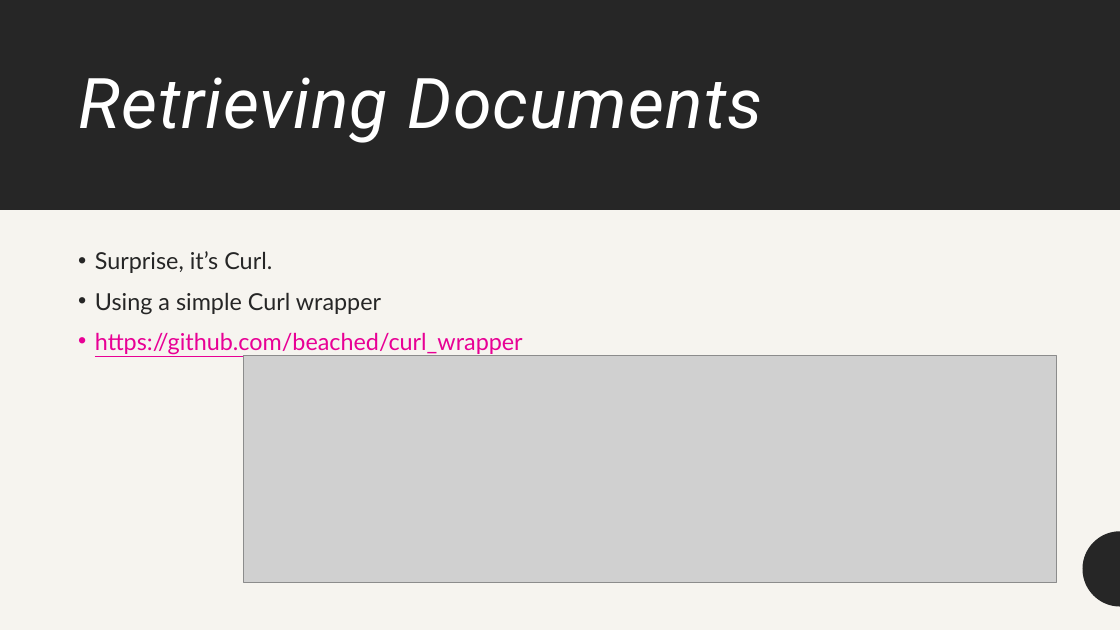
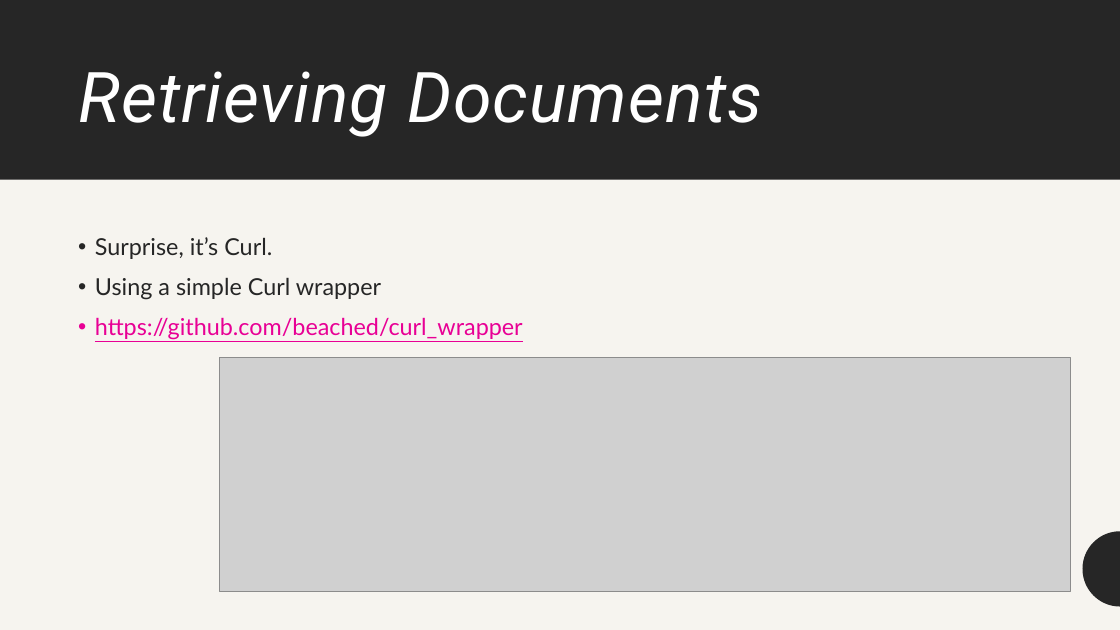
Before and after one commit to beached/denver_cug_web_scraping, a slide deck: slide 3 of Slides.pptx. Drawn at 1120x630 pixels with LibreOffice and Linux fonts; fonts in the diff are those of the drawing; grey boxes stand for pictures. Boxes give left, top, right and bottom in pixels: in the first picture for what was removed or moved away, otherwise in the second. Text is boxed around its words. In the diff, an @@ line names an element or a change of style, - is before the commit and + after.

```diff
--- a/Slides.pptx
+++ b/Slides.pptx
@@ rectangle: place and size @@
-rectangle at <box>0,0,1120,210</box>
+rectangle at <box>0,0,1120,180</box>
@@ title "Retrieving Documents": place and size @@
-title "Retrieving Documents" at <box>78,77,762,143</box>
+title "Retrieving Documents" at <box>78,71,762,137</box>
@@ text "Surprise, it’s Curl.": place and size @@
-text "Surprise, it’s Curl." at <box>95,251,523,355</box>
+text "Surprise, it’s Curl." at <box>95,237,523,340</box>
@@ text "Surprise, it’s Curl." at <box>95,237,523,340</box>: vertical alignment top to middle @@
@@ picture: place and size @@
-picture at <box>244,356,1056,582</box>
+picture at <box>219,358,1070,592</box>
```
Also in this commit, not shown: 3 other slides changed, 1 other file.
